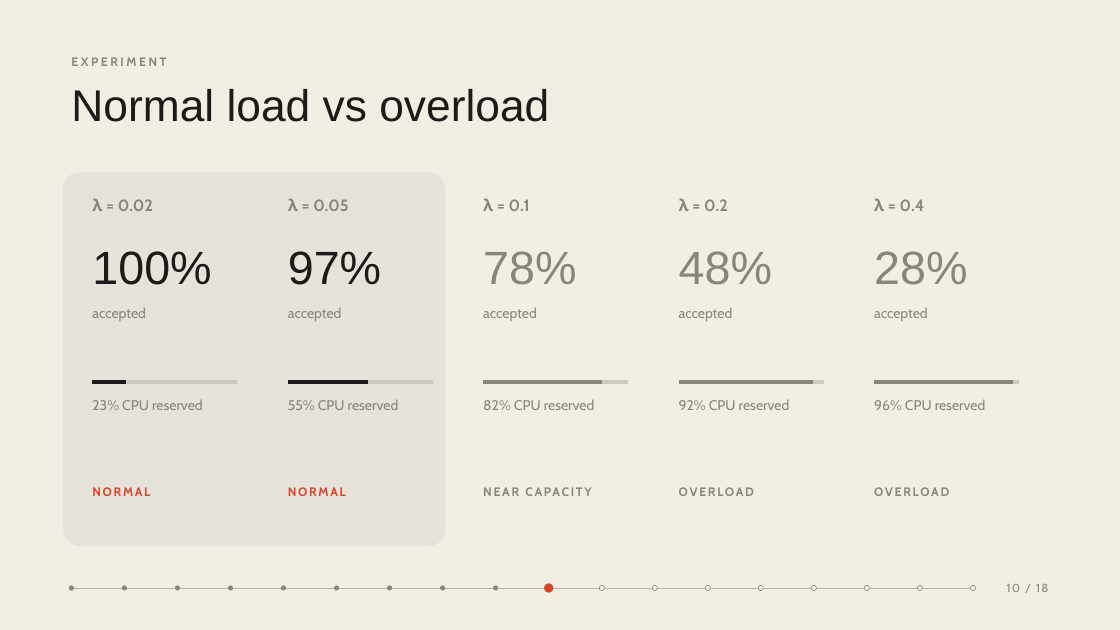
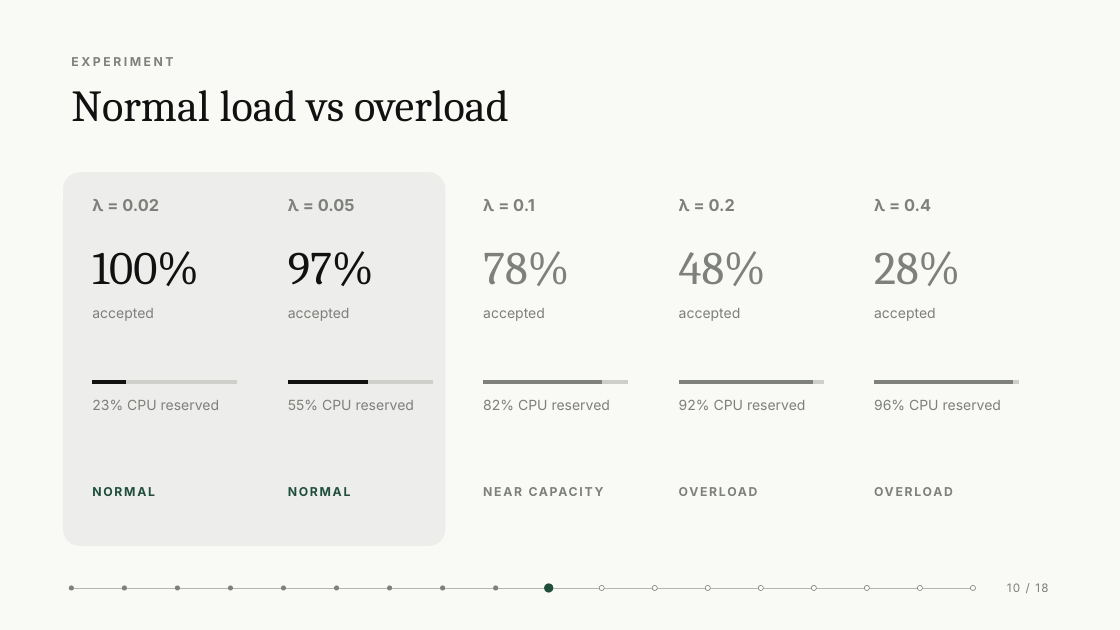
Before and after one commit to kalembasi/traffic-aware-vnf-placement-KDN, a slide deck: slide 10 of presentation/slides.pptx. Drawn at 1120x630 pixels with LibreOffice and Linux fonts; fonts in the diff are those of the drawing. Boxes give left, top, right and bottom in pixels: in the first picture for what was removed or moved away, otherwise in the second. Text is boxed around its words. In the diff, an @@ line names an element or a change of style, - is before the commit and + after.

```diff
--- a/presentation/slides.pptx
+++ b/presentation/slides.pptx
@@ background #F3EEE4 to #F9F9F6 @@
@@ rounded rectangle at bbox=[63, 172, 445, 546]: fill #E8E3DA to #EDEDEB @@
@@ font Arial to Cambria, text colour #1C1B19 to #111111 in 3 elements at bbox=[71, 90, 509, 122], bbox=[92, 251, 199, 286], bbox=[288, 251, 374, 286] @@
@@ font Arial to Cambria, text colour #8A8578 to #7D807B in 3 elements at bbox=[483, 251, 569, 286], bbox=[679, 251, 766, 286], bbox=[874, 251, 960, 286] @@
@@ line (92, 382) - (238, 382): stroke #CEC9BE 3 pt to #CECFCB 3 pt @@
@@ line (92, 382) - (126, 382): stroke #1C1B19 3 pt to #111111 3 pt @@
@@ line (288, 382) - (433, 382): stroke #CEC9BE 3 pt to #CECFCB 3 pt @@
@@ line (288, 382) - (368, 382): stroke #1C1B19 3 pt to #111111 3 pt @@
@@ line (483, 382) - (628, 382): stroke #CEC9BE 3 pt to #CECFCB 3 pt @@
@@ line (483, 382) - (602, 382): stroke #8A8578 3 pt to #7D807B 3 pt @@
@@ line (679, 382) - (824, 382): stroke #CEC9BE 3 pt to #CECFCB 3 pt @@
@@ line (679, 382) - (812, 382): stroke #8A8578 3 pt to #7D807B 3 pt @@
@@ line (875, 382) - (1019, 382): stroke #CEC9BE 3 pt to #CECFCB 3 pt @@
@@ line (875, 382) - (1013, 382): stroke #8A8578 3 pt to #7D807B 3 pt @@
@@ text "NORMAL" at bbox=[92, 487, 155, 496]: font Cabin to Inter, text colour #D4452B to #1F4E3D @@
@@ text "NORMAL" at bbox=[288, 487, 351, 496]: font Cabin to Inter, text colour #D4452B to #1F4E3D @@
@@ font Cabin to Inter, text colour #8A8578 to #7D807B in 20 elements at bbox=[71, 57, 173, 66], bbox=[1007, 583, 1048, 592], bbox=[92, 199, 159, 211], bbox=[92, 308, 154, 321], bbox=[92, 400, 219, 410], bbox=[288, 199, 355, 211], bbox=[288, 308, 350, 321], bbox=[288, 400, 414, 410], bbox=[483, 199, 535, 211], bbox=[483, 308, 545, 321], bbox=[483, 400, 610, 410], bbox=[483, 483, 645, 508], bbox=[679, 199, 735, 211], bbox=[679, 308, 741, 321], bbox=[679, 400, 805, 410], bbox=[679, 483, 841, 508], bbox=[874, 199, 931, 211], bbox=[874, 308, 936, 321], bbox=[874, 400, 1001, 410], bbox=[875, 483, 1037, 508] @@
@@ line (71, 588) - (973, 588): stroke #B9B4A9 0.5 pt to #B5B6B2 0.5 pt @@
@@ fill #8A8578 to #7D807B in 9 elements at bbox=[69, 586, 74, 591], bbox=[122, 586, 127, 591], bbox=[175, 586, 180, 591], bbox=[228, 586, 233, 591], bbox=[281, 586, 287, 591], bbox=[334, 586, 339, 591], bbox=[387, 586, 392, 591], bbox=[440, 586, 445, 591], bbox=[493, 586, 498, 591] @@
@@ ellipse at bbox=[544, 584, 554, 593]: fill #D4452B to #1F4E3D @@
@@ fill #F3EEE4 to #F9F9F6; outline #8A8578 0.5 pt to #7D807B 0.5 pt in 8 elements at bbox=[599, 586, 604, 591], bbox=[652, 586, 657, 591], bbox=[706, 586, 711, 591], bbox=[759, 586, 764, 591], bbox=[812, 586, 817, 591], bbox=[865, 586, 870, 591], bbox=[918, 586, 923, 591], bbox=[970, 586, 975, 591] @@
```
Also in this commit, not shown: 17 other slides changed, 3 slides added, 2 slides removed, 19 other files.
